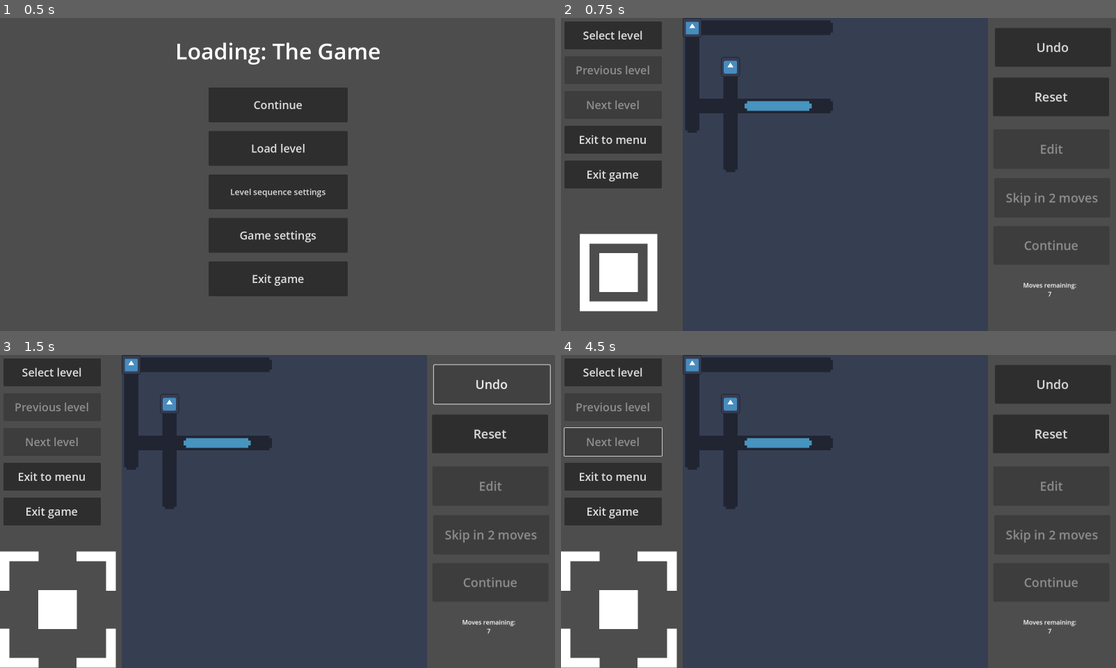
Above: before the commit, frames 1-4 (two rows, left to right).
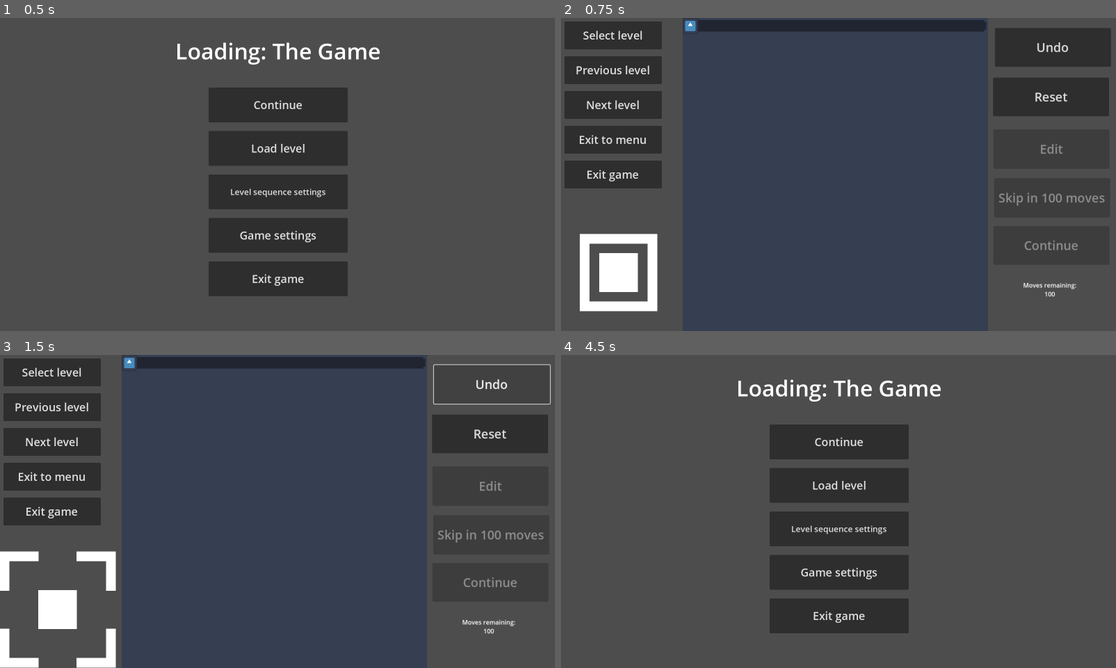
Above: after the commit, the same moments.

Repository: MousePotatoDoesStuff/LoadingTheGame
Game: Godot game, scene res://Scenes/MainScene/MainScene.tscn
The game is run twice, just before and just after one commit, with the same random seed, the same clock (stepped at 60 frames per second) and the same inputs. The engine's default icon, where the game draws it, is replaced by a stand-in: a white triangle on a blue panel in a dark square. Sound files missing from this copy of the repository are replaced by a short silence.
Inputs (mouse positions are in pixels of both pictures, inside the frame that each line leads up to):
- Up to frame 1 (0.5 s): no input
- Up to frame 2 (0.75 s): click "Continue" at 0.5 s
- Up to frame 3 (1.5 s): click "Undo" at 1.25 s
- Up to frame 4 (4.5 s): click "Reset" at 2 s; click (610, 442) at 2.75 s, where only the run after the commit has a clickable "Next level"; click (838, 442) at 3.5 s, where only the run after the commit has a clickable "Continue"; click (838, 545) at 4.25 s, where only the run after the commit has a clickable "OK"

Frame 1 is identical in both runs. In frame 2, 4.4% of the frame differs, in the area x 2-98%, y 0-90%; in frame 3, 4.4%; in frame 4, 31%, in the area x 0-100%, y 0-100%.

Commit message:
lots of stuff

Diff:
--- a/Scenes/LevelScenes/level_player.gd
+++ b/Scenes/LevelScenes/level_player.gd
@@ -66,7 +66,8 @@
 	]
 	$LPMControl/LeftPlayMenu.toggleButtons(X)
 
-func load_level(inputSave:Save,_editingEnabled:bool,isFirst:bool,isUnsolved:bool):
+func load_level(inputSaveBase:Save,_editingEnabled:bool,isFirst:bool,isUnsolved:bool):
+	var inputSave=inputSaveBase.copy_all()
 	self.isUnsolved=isUnsolved
 	editingEnabled=_editingEnabled
 	isReady=true
@@ -76,6 +77,7 @@
 	edit.disabled=not editingEnabled
 	untilSkip=inputSave.data.get("skip",100)
 	maxMoves=inputSave.data.get("maxMoves",100)
+	curMoves=0
 	level_save=inputSave.copy()
 	level_steps.clear()
 	level.load_level(inputSave)
@@ -136,6 +138,9 @@
 	curMoves=0
 	play_level_audio(level_save, "music", "play", "macleod1")
 
+func skip():
+	register_win.emit()
+	command_signal.emit(2)
 
 func next_level():
 	command_signal.emit(2)
--- a/Scenes/LevelScenes/level_player.tscn
+++ b/Scenes/LevelScenes/level_player.tscn
@@ -278,6 +278,6 @@
 [connection signal="pressed" from="LevelDisplay/Complete/ColorRect2/Continue2" to="." method="next_level"]
 [connection signal="pressed" from="RightPlayMenu/Undo" to="." method="undo"]
 [connection signal="pressed" from="RightPlayMenu/Reset" to="." method="reset"]
-[connection signal="pressed" from="RightPlayMenu/Skip" to="." method="next_level"]
+[connection signal="pressed" from="RightPlayMenu/Skip" to="." method="skip"]
 [connection signal="pressed" from="RightPlayMenu/Continue" to="." method="next_level"]
 [connection signal="ControlSignal" from="Control/Control2/Controller" to="." method="accept_input"]
--- a/Scenes/MainScene/MainScene.gd
+++ b/Scenes/MainScene/MainScene.gd
@@ -7,6 +7,7 @@
 var levelsets=Dictionary()
 var current_levelset_ID:String=util.BASELEVELS
 var current_levelset=null
+var current_level=0
 @onready var save_data=Dictionary()
 @onready var autoplay=$ScreenController.autoplay
 
@@ -156,7 +157,7 @@
 	current_levelset_ID=cursetid
 	current_levelset=levelsets[cursetid]
 	var path=["levelsets_progress",cursetid,"next_level"]
-	var highest=get_save_data(path,0,true)
+	var highest=get_save_data(path,{"next_level":0},false)
 	set_save_data(path,highest)
 	if level==-1:
 		level=highest
@@ -165,7 +166,41 @@
 	var level_node=SCTRL.screen_node[level_mode]
 	var save:Save=current_levelset.saves[level]
 	SCTRL.set_screen(level_mode,stackup)
+	current_level=level
 	level_node.load_level(save,false,level==0,level==highest)
+
+func next_level_from_player():
+	on_win(current_level)
+	var path=["levelsets_progress",current_levelset_ID,"next_level"]
+	var highest=get_save_data(path,{"next_level":0},false)
+	current_level+=1
+	var level_mode=ENUMS.screenum.PLAYER
+	var level_node=SCTRL.screen_node[level_mode]
+	if current_level==len(current_levelset.saves):
+		current_level=0
+		SCTRL.set_screen()
+		$PopupMessage.show_message("Thank you for playing!","OK",
+		{'bg_underlay_inactive':Color.YELLOW})
+		return
+	var save:Save=current_levelset.saves[current_level]
+	SCTRL.set_screen(level_mode,false)
+	level_node.load_level(save,false,false,current_level==highest)
+
+func prev_level_from_player():
+	if current_level==0:
+		$PopupMessage.show_message("This is the first level!","OK",
+		{'bg_underlay_inactive':Color.YELLOW})
+		return
+	current_level-=1
+	var level_mode=ENUMS.screenum.PLAYER
+	var level_node=SCTRL.screen_node[level_mode]
+	if current_level==len(current_levelset.saves):
+		current_level=0
+		SCTRL.set_screen()
+		return
+	var save:Save=current_levelset.saves[current_level]
+	SCTRL.set_screen(level_mode,false)
+	level_node.load_level(save,false,current_level==0,false)
 
 func on_win(level):
 	change_level_progress(current_levelset_ID,level,false)
@@ -180,7 +215,7 @@
 	$ScreenController/LevelSelector.set_levels(current_levelset,last)
 
 func change_level_progress(levelset_name,lastSolved,allowRegress=true):
-	var levelset_data=get_save_data(["levelsets_progress",levelset_name])
+	var levelset_data=get_save_data(["levelsets_progress",levelset_name],{})
 	if levelset_data == null:
 		levelset_data=Dictionary()
 	var cur=levelset_data.get("next_level",0)
@@ -190,6 +225,8 @@
 		levelset_data["next_level"]=lastSolved
 	self.set_save_data(["levelsets_progress",levelset_name],levelset_data)
 	save_save_data()
+	if lastSolved<cur and not allowRegress:
+		lastSolved=cur
 	return lastSolved
 
 func select_available_levels():
@@ -206,6 +243,12 @@
 	if button_ID==3:
 		SCTRL.last_screen()
 		return
+	if button_ID==2:
+		next_level_from_player()
+	if button_ID==1:
+		prev_level_from_player()
+	if button_ID==0:
+		SCTRL.set_screen(ENUMS.screenum.SELECTOR,false)
 	print("Pressed button %d... but it didn't work" % button_ID)
 
 # ------------------------------------------------------------------------------------------------ #
--- /dev/null
+++ b/Scenes/UI/keybind_function.tscn
@@ -0,0 +1,27 @@
+[gd_scene format=3 uid="uid://cxjq25us13rfp"]
+
+[node name="keybind function" type="Control"]
+layout_mode = 3
+anchors_preset = 15
+anchor_right = 1.0
+anchor_bottom = 1.0
+offset_right = -800.0
+offset_bottom = -700.0
+grow_horizontal = 2
+grow_vertical = 2
+
+[node name="ColorRect" type="ColorRect" parent="."]
+layout_mode = 1
+anchors_preset = 15
+anchor_right = 1.0
+anchor_bottom = 1.0
+grow_horizontal = 2
+grow_vertical = 2
+color = Color(0.145098, 0.156863, 0.188235, 1)
+
+[node name="RichTextLabel" type="RichTextLabel" parent="."]
+layout_mode = 0
+offset_left = 56.0
+offset_top = 50.0
+offset_right = 284.0
+offset_bottom = 140.0
--- a/Scenes/options_scene.tscn
+++ b/Scenes/options_scene.tscn
@@ -25,50 +25,50 @@
 
 [node name="return" type="Button" parent="Control"]
 layout_mode = 0
-offset_left = -200.0
-offset_top = 250.0
-offset_right = 200.0
-offset_bottom = 350.0
+offset_left = -722.0
+offset_top = 324.0
+offset_right = -322.0
+offset_bottom = 424.0
 theme_override_font_sizes/font_size = 50
 text = "Return to menu"
 
 [node name="Reset" type="Button" parent="Control"]
 layout_mode = 0
-offset_left = -534.0
-offset_top = 69.0
-offset_right = -134.0
-offset_bottom = 169.0
+offset_left = -202.0
+offset_top = 321.0
+offset_right = 198.0
+offset_bottom = 421.0
 theme_override_font_sizes/font_size = 50
 text = "Reset save data"
 
 [node name="HyperReset" type="Button" parent="Control"]
 layout_mode = 0
-offset_left = 71.0
-offset_top = 69.0
-offset_right = 471.0
-offset_bottom = 169.0
+offset_left = 259.0
+offset_top = 327.0
+offset_right = 757.0
+offset_bottom = 427.0
 theme_override_font_sizes/font_size = 50
 text = "Reset game and exit"
 
 [node name="AudioControl" parent="Control" instance=ExtResource("4_7rbae")]
-offset_left = -688.0
+offset_left = -769.0
 offset_top = -390.0
-offset_right = 512.0
+offset_right = 431.0
 offset_bottom = -190.0
 
 [node name="SoundControl" parent="Control" instance=ExtResource("4_7rbae")]
-offset_left = -690.0
-offset_top = -253.0
-offset_right = 510.0
-offset_bottom = -53.0
+offset_left = -760.0
+offset_top = -246.0
+offset_right = 440.0
+offset_bottom = -46.0
 title = "Sound"
 saveas = "sound"
 
 [node name="MusicControl" parent="Control" instance=ExtResource("4_7rbae")]
-offset_left = -682.0
-offset_top = -121.0
-offset_right = 518.0
-offset_bottom = 79.0
+offset_left = -742.0
+offset_top = -113.0
+offset_right = 458.0
+offset_bottom = 87.0
 title = "Music"
 saveas = "music"
 
--- a/Scripts/data/save.gd
+++ b/Scripts/data/save.gd
@@ -21,6 +21,13 @@
 	self.bar_layout=in_bar_layout
 	self.playheads=in_playheads
 	return
+func copy_all():
+	var text=get_full_layout()
+	var jsvar=JSON.new()
+	var error=jsvar.parse(text)
+	var rawdict=jsvar.data
+	var newlevel=Save.initDict(rawdict)
+	return newlevel
 static func initDict(D:Dictionary)->Save:
 	D["name"]=D.get("name","Untitled")
 	var res=Save.new(
--- a/Scripts/data/savegroupdefault.gd
+++ b/Scripts/data/savegroupdefault.gd
@@ -17,8 +17,8 @@
 {
 	"name":"DefaultLevel",
 	"halfsize":[10,10],
-	"level":"////////////////////Ae/\n/",
-	"bar":"////////////////////Ag/\n/",
-	"playheads":"FU"
+	"level":"Ae////////////////////Ae/\n/",
+	"bar":"/////////////////////\n/",
+	"playheads":"AA"
 }
 ]]'''
Not shown, changed: save.txt
Not shown, changed: Levelsets/TEST.levelset
